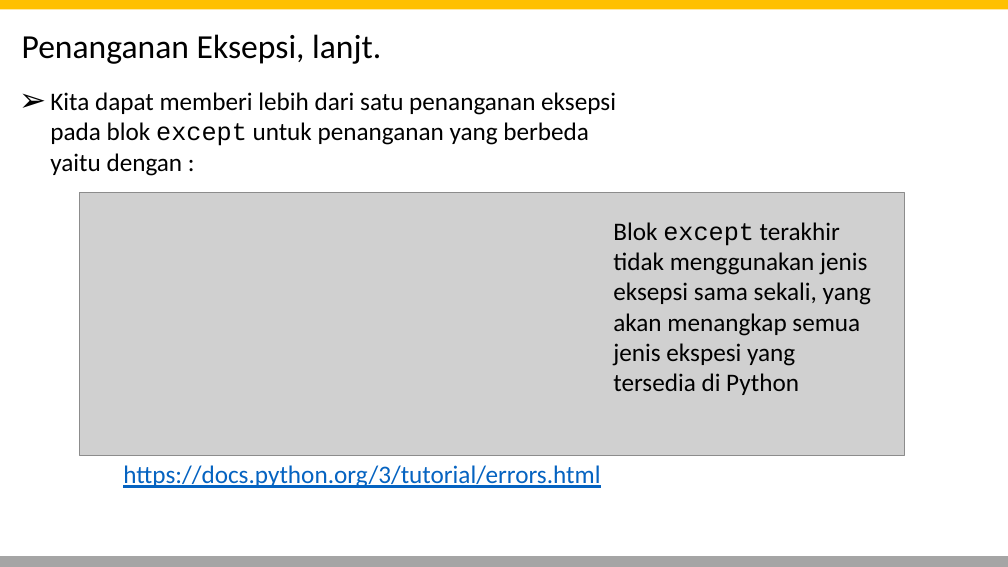
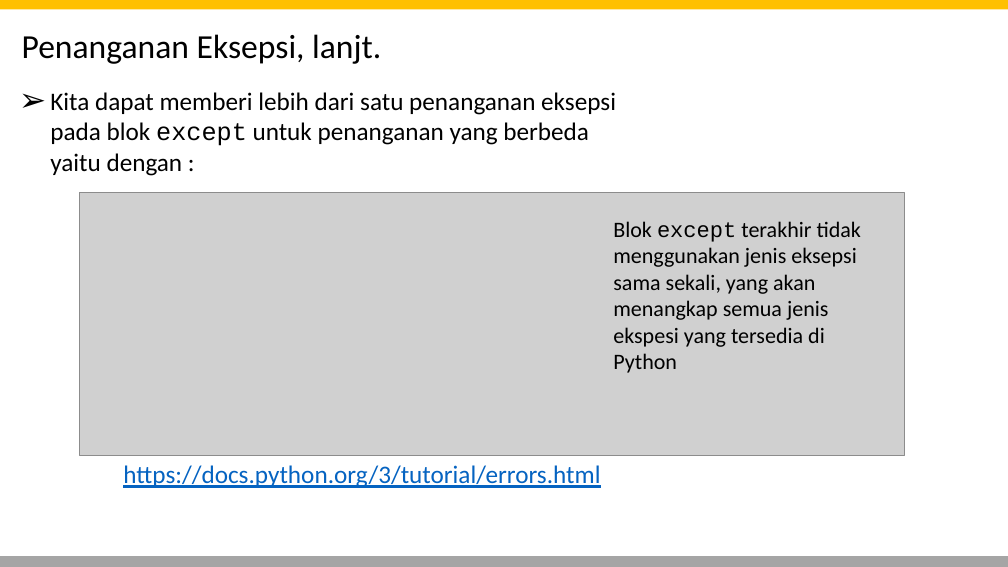
Before and after one commit to miftanurfarid/algoritme_pemrograman, a slide deck: slide 9 of slide/2024/pertemuan_10/pertemuan_10_2024.odp. Drawn at 1008x567 pixels with LibreOffice and Linux fonts; fonts in the diff are those of the drawing; grey boxes stand for pictures; background and template pictures are left out. Boxes give left, top, right and bottom in pixels: in the first picture for what was removed or moved away, otherwise in the second. Text is boxed around its words. In the diff, an @@ line names an element or a change of style, - is before the commit and + after.

Commit message:
update slide 2024

```diff
--- a/slide/2024/pertemuan_10/pertemuan_10_2024.odp
+++ b/slide/2024/pertemuan_10/pertemuan_10_2024.odp
@@ text "Blok except terakhir tidak menggunakan ..." at (x1=613, y1=221, x2=861, y2=373): size 24 to 21 pt @@
```
Also in this commit, not shown: 2 other slides changed.
